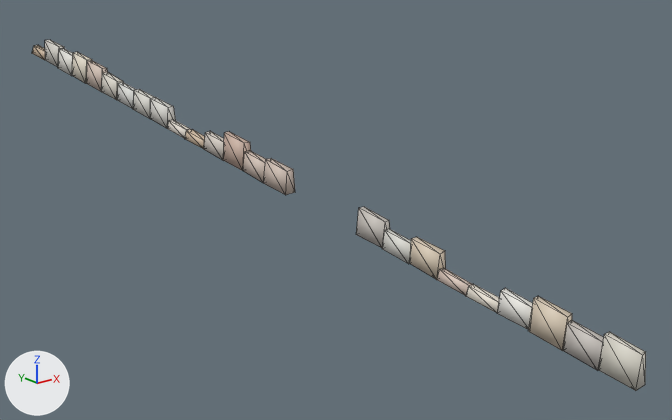
What one commit did to the glTF model assets/malta/countryside/farm_3_20_far.glb.
One viewpoint serves both versions: a 50 mm camera at (-22.1, -62.4, 167.6) aimed at (6.0, -27.3, 153.6). The lights are fixed; the arrows at lower left show +X, +Y and +Z. The first picture is the older version. Mesh edges are drawn as thin lines.

Names of what the first picture shows: 'geometry_0'.
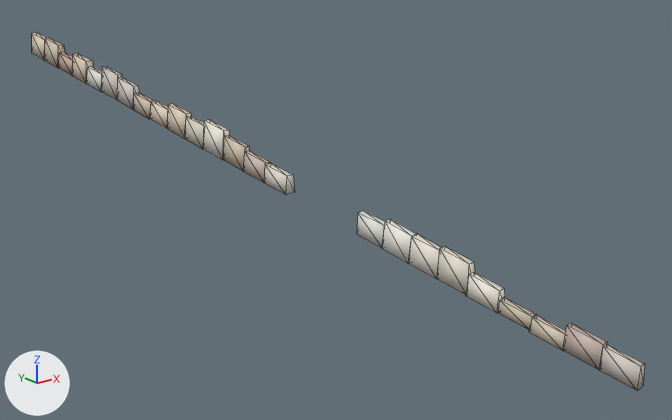
Boxes (x1, y1, x2, y2) around the edits, measured in the pictures (672 x 420 px; the box of a moved part takes in the faces that stretch with it):
'geometry_0', reshaped, recoloured: before (32, 40, 646, 391); after (32, 32, 645, 390)
part 1 of me_geometry_0, moved or reshaped: before (58, 49, 73, 76); after (59, 52, 73, 75)
part 2 of me_geometry_0, moved or reshaped: before (410, 237, 446, 280); after (409, 233, 442, 279)
part 3 of me_geometry_0, moved or reshaped: before (32, 40, 295, 195); after (32, 32, 295, 195)
part 4 of me_geometry_0, moved or reshaped: before (356, 207, 646, 391); after (357, 211, 645, 390)
part 5 of me_geometry_0, recoloured: before (32, 40, 646, 384); after (32, 32, 645, 384)

Patch to the scene script:
```diff
--- a/assets/malta/countryside/farm_3_20_far.glb.py
+++ b/assets/malta/countryside/farm_3_20_far.glb.py
@@ me_geometry_0 @@
 # used by ob_geometry_0; location = (0.0, 0.0, 0.0)
-me_geometry_0.from_pydata(...)  # 192 vertices, 288 faces; spans x 0.1..6.7, y -45.1..-3.5, z 150.9..160.4
+me_geometry_0.from_pydata(...)  # 192 vertices, 288 faces; spans x 0.1..6.7, y -45.1..-3.5, z 150.9..160.7
+# me_geometry_0 part 1: the loose piece of 8 vertices spanning x 0.5..1.5, y -8.1..-6.5, z 158.5..160.0 is scaled about its middle by (0.885, 1.01, 0.811), then moved by (0.0, 0.0, -0.1)
+# me_geometry_0 part 2: the loose piece of 8 vertices spanning x 4.6..5.4, y -35.9..-34.2, z 152.7..154.2 is moved by (0.0, 0.0, 0.1)
+# me_geometry_0 part 3: 52 of 192 vertices moved; they spanned x 0.3..4.0, y -26.6..-3.5, z 155.8..160.4 and now span x 0.3..4.0, y -26.6..-3.5, z 155.6..160.7; mean shift (0.0, 0.0, 0.2); largest move (2.2, -17.3, 157.0) -> (2.3, -17.3, 157.9)
+# me_geometry_0 part 4: 33 of 192 vertices moved; they spanned x 4.2..6.6, y -45.1..-31.2, z 151.2..155.0 and now span x 4.2..6.6, y -45.1..-31.1, z 151.2..154.8; mean shift (0.0, 0.0, 0.0); largest move (5.5, -37.3, 152.8) -> (5.5, -37.3, 153.8)
+# me_geometry_0 part 5: 288 faces centred in x 0.3..6.6, y -45.1..-3.5, z 151.0..160.3 are repainted in the vertex colours, in many colours
 me_geometry_0.materials.append(mat_defaultmaterial)
```
